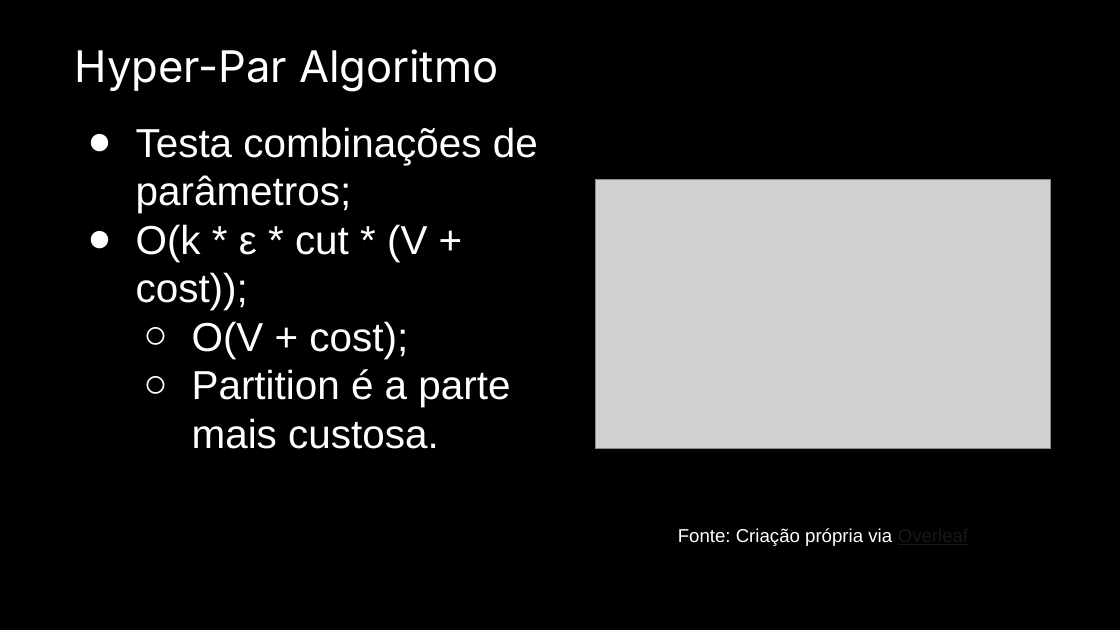
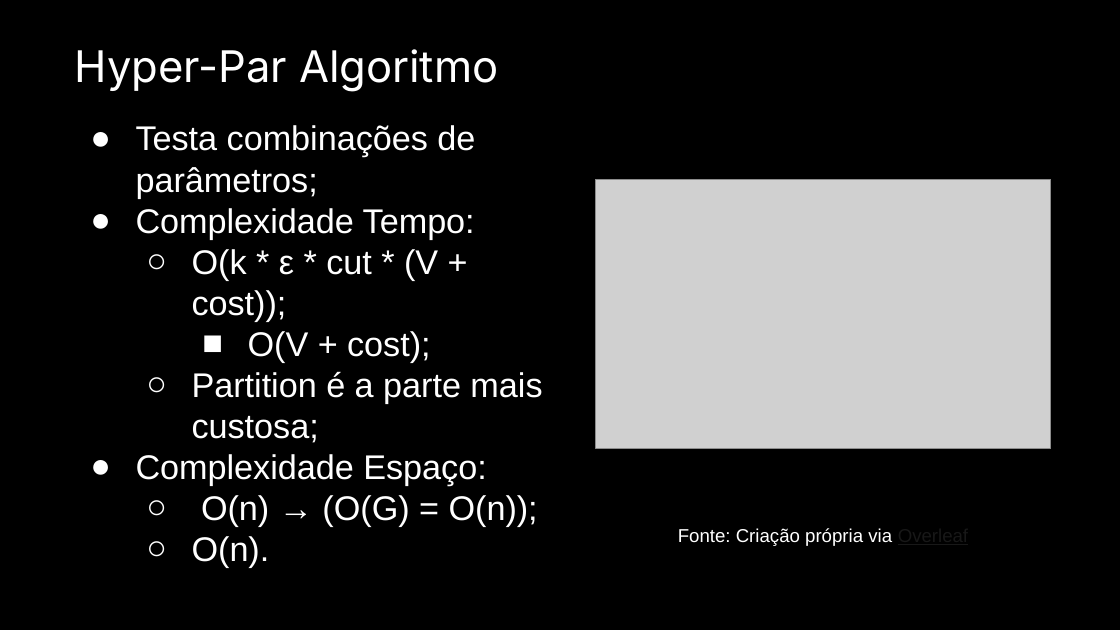
Before and after one commit to Dpbm/mestrado-aulas, a slide deck: slide 26 of algoritmos/projeto-seminario/Seminário.pptx. Drawn at 1120x630 pixels with LibreOffice and Linux fonts; fonts in the diff are those of the drawing; grey boxes stand for pictures. Boxes give left, top, right and bottom in pixels: in the first picture for what was removed or moved away, otherwise in the second. Text is boxed around its words. In the diff, an @@ line names an element or a change of style, - is before the commit and + after.

```diff
--- a/algoritmos/projeto-seminario/Seminário.pptx
+++ b/algoritmos/projeto-seminario/Seminário.pptx
@@ text at (x1=136, y1=125, x2=475, y2=362): size 26 to 22 pt in "Testa combinações de parâmetros;", "O(k * ε * cut * (V ...", "O(V + cost);"; indent changed; bullet ● to ○; list level 1 to 2 in "O(k * ε * cut ..."; bullet ○ to ■; list level 2 to 3 in "O(V + cost);" @@
@@ text at (x1=136, y1=208, x2=475, y2=239): paragraph added @@
+● Complexidade Tempo:
@@ text at (x1=136, y1=371, x2=542, y2=526): text changed; size 26 to 22 pt @@
-  ○ Partition é a parte mais custosa.
+  ○ Partition é a parte mais custosa;
+● Complexidade Espaço:
+  ○ O(n) → (O(G) = O(n));
+  ○ O(n).
```
Also in this commit, not shown: 12 other slides changed, 2 other files.
